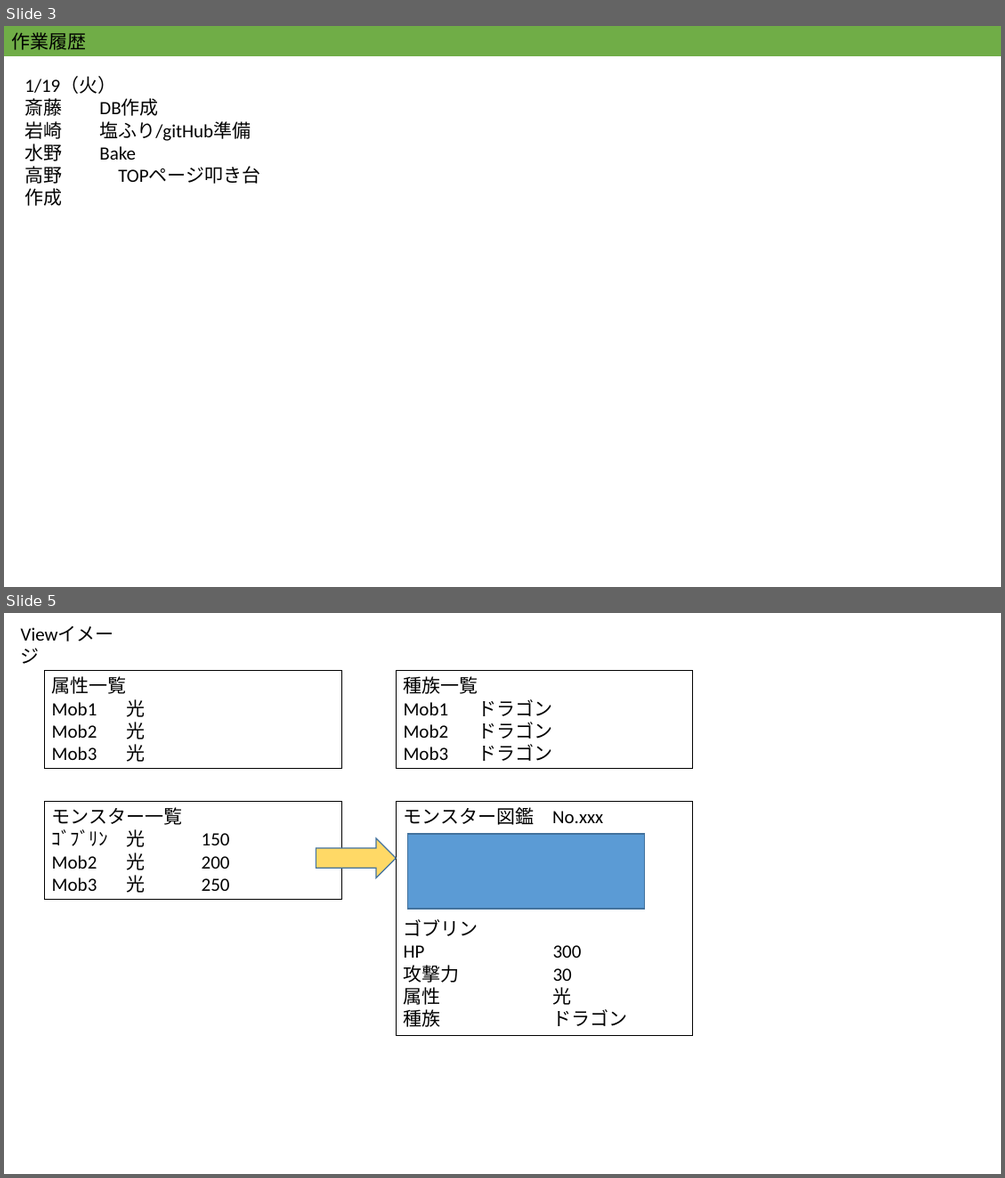
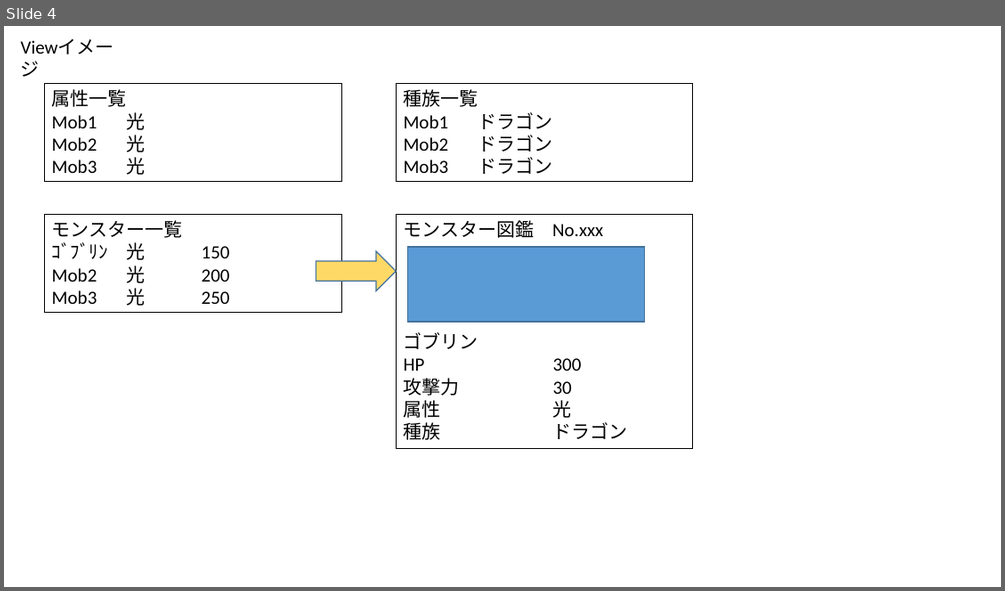
Before and after one commit to PracticeMan/Pazudora, a slide deck: 設計資料.pptx. Shown one above the other, each under a label of ours: slides 3 and 5 before the commit, slide 4 after it; the slides between them are not shown. The pictures are 1005x1178 and 1005x591 pixels, drawn with LibreOffice and Linux fonts; fonts in the diff are those of the drawing. Boxes give left, top, right and bottom in pixels: in the first picture for what was removed or moved away, otherwise in the second. Text is boxed around its words. In the diff, an @@ line names an element or a change of style, - is before the commit and + after.

Commit message:
トップページ作成

```diff
--- a/設計資料.pptx
+++ b/設計資料.pptx
@@ slide 3 removed at [4,26,1001,587], background #FFFFFF @@
@@ rectangle removed at [4,26,1001,56] @@
-作業履歴
@@ text removed at [24,77,251,184] @@
-1/19（火）
-斎藤 DB作成
-岩崎 塩ふり/gitHub準備
-水野 Bake
-高野 TOPページ叩き台作成
@@ what was slide 5 is now slide 4 @@
```
Also in this commit, not shown: 1 slide changed, 2 slides added, 2 other slides removed, 23 other files.
